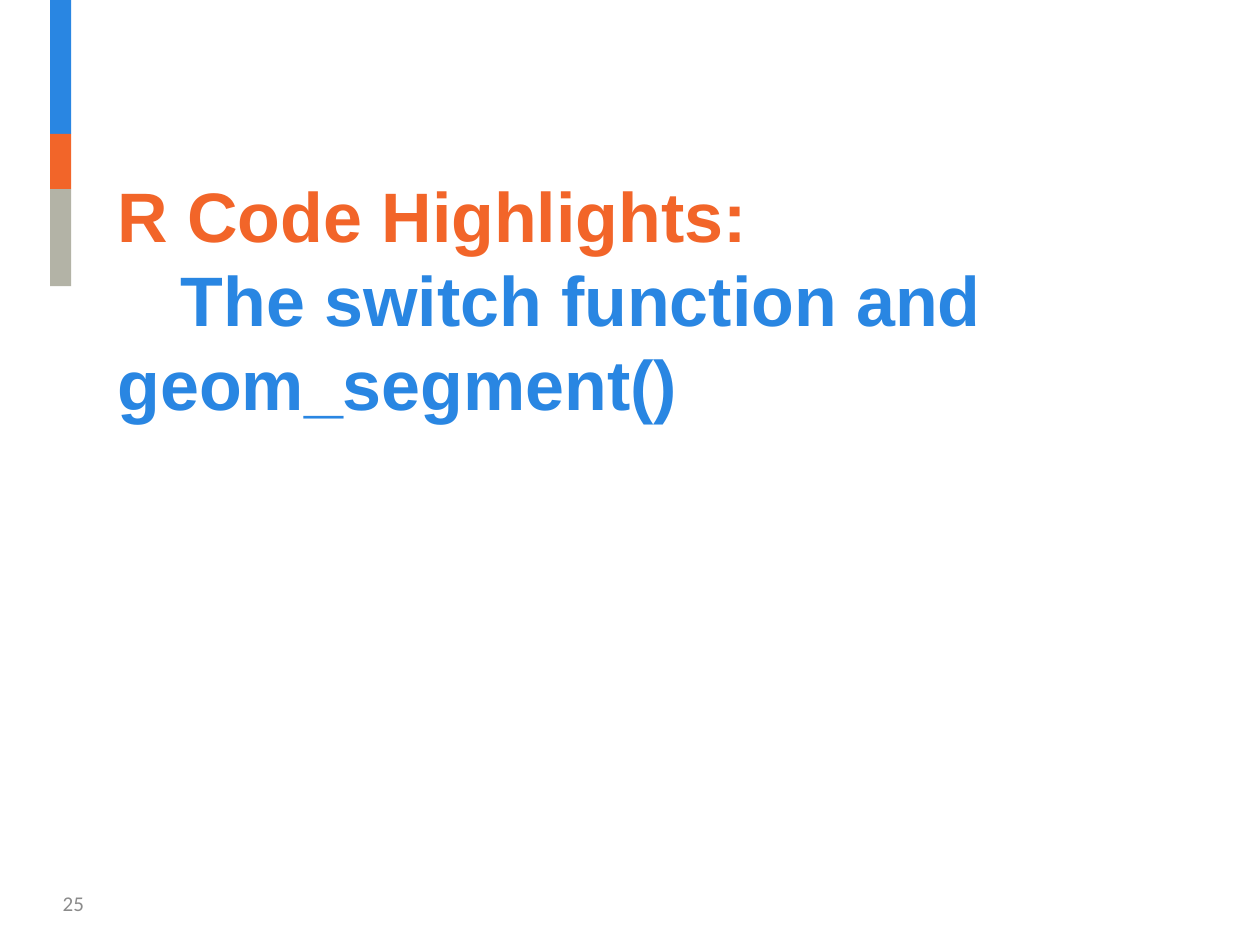
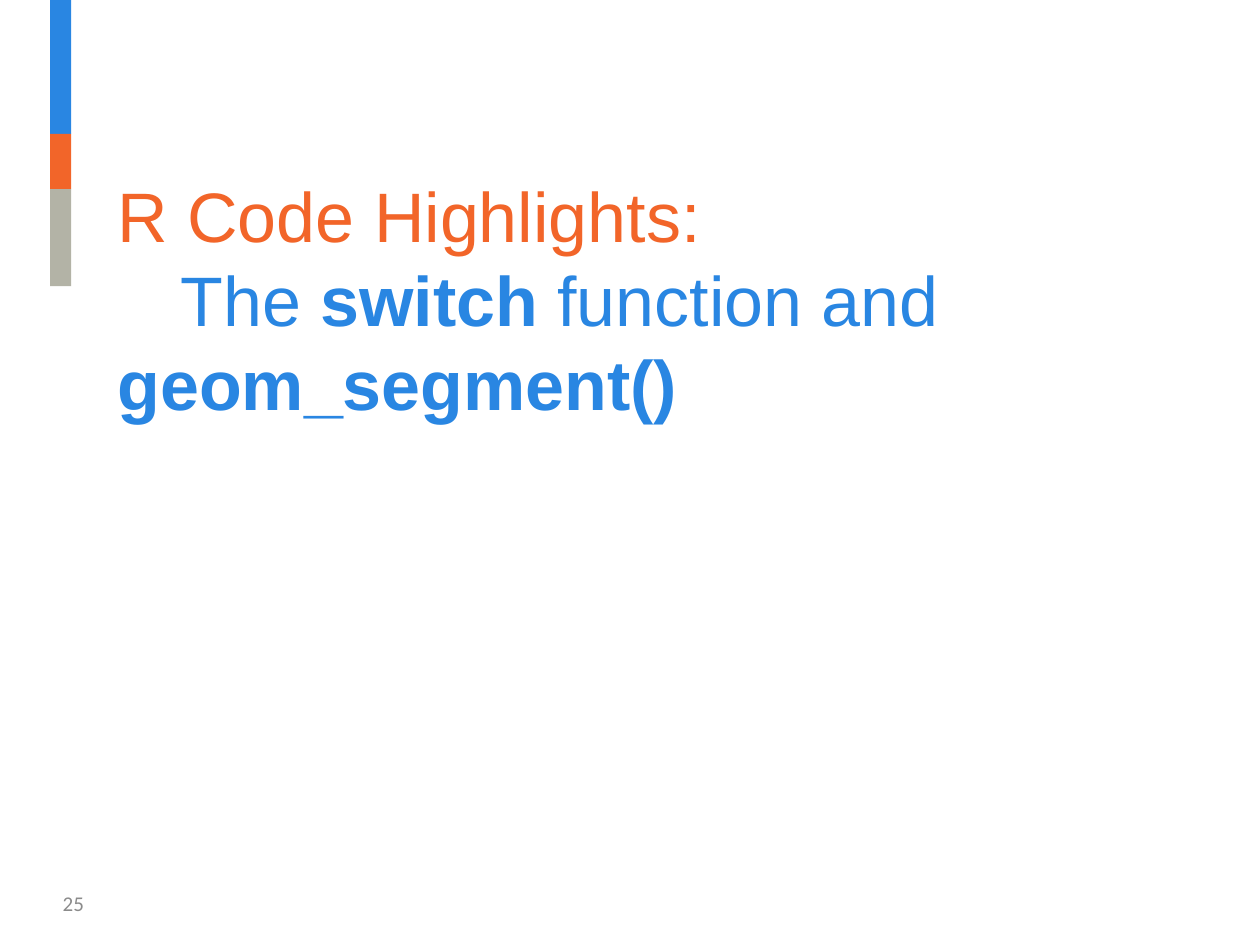
Before and after one commit to jalavery/timetrackR, a slide deck: slide 25 of RLadies timetrackR Presentation v2.pptx. Drawn at 1260x945 pixels with LibreOffice and Linux fonts; fonts in the diff are those of the drawing; background and template pictures are left out. Boxes give left, top, right and bottom in pixels: in the first picture for what was removed or moved away, otherwise in the second. Text is boxed around its words. In the diff, an @@ line names an element or a change of style, - is before the commit and + after.

```diff
--- a/RLadies timetrackR Presentation v2.pptx
+++ b/RLadies timetrackR Presentation v2.pptx
@@ title "R Code Highlights: The switch ..." at bbox=[118, 191, 939, 424]: bold off in "R Code Highlights: The function and" @@
```
Also in this commit, not shown: 8 other slides changed, 2 slides added, 1 slide removed, 5 other files.
